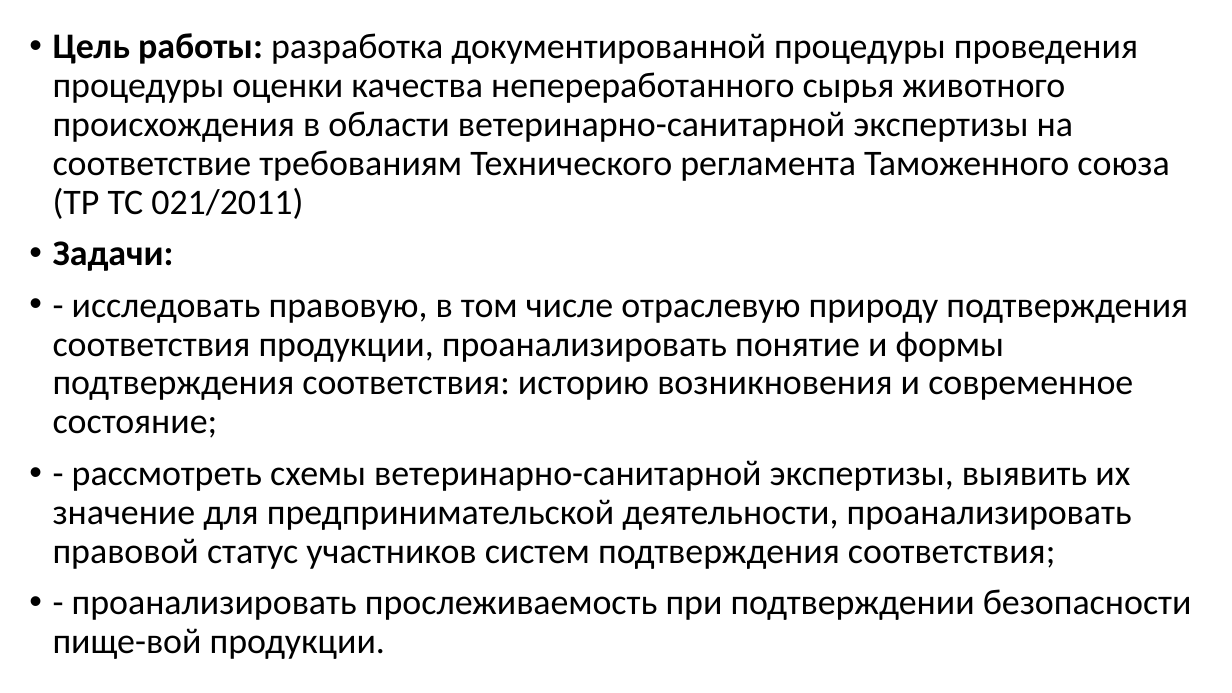
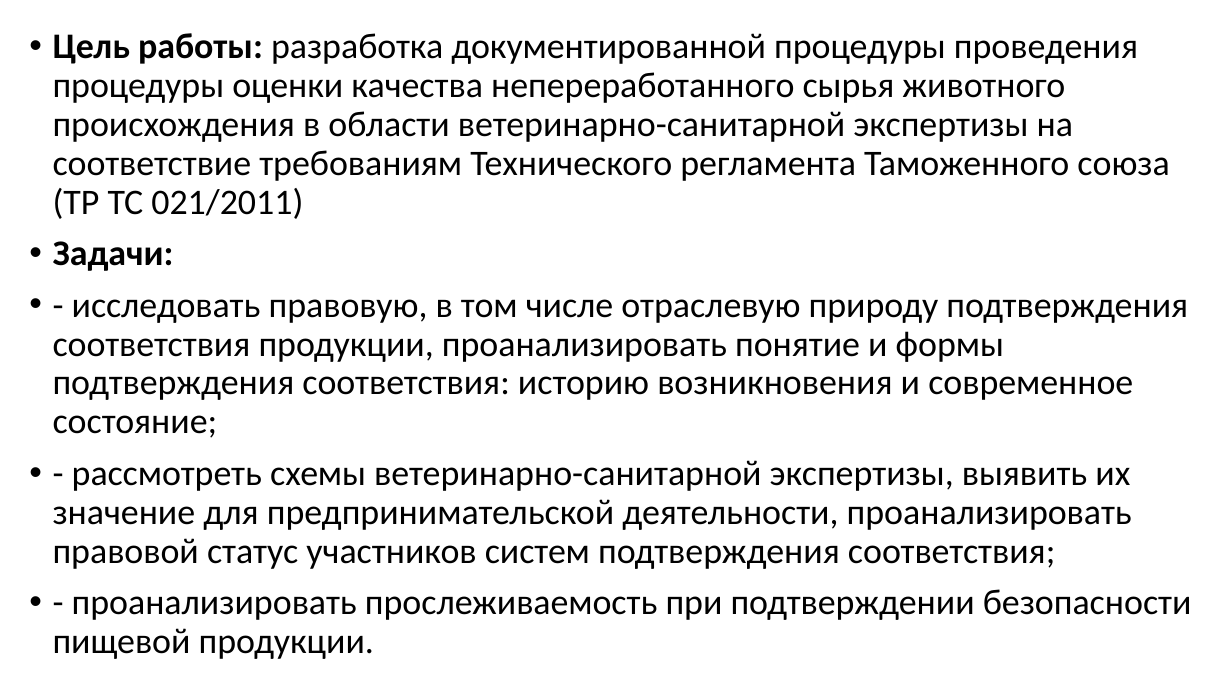
Before and after one commit to im7mortal/disser, a slide deck: slide 2 of Презентация.pptx. Drawn at 1232x693 pixels with LibreOffice and Linux fonts; fonts in the diff are those of the drawing. Boxes give left, top, right and bottom in pixels: in the first picture for what was removed or moved away, otherwise in the second. Text is boxed around its words. In the diff, an @@ line names an element or a change of style, - is before the commit and + after.

```diff
--- a/Презентация.pptx
+++ b/Презентация.pptx
@@ text at (x1=53, y1=589, x2=1192, y2=659): text changed @@
-• - проанализировать прослеживаемость при подтверждении безопасности пище-вой продукции.
+• - проанализировать прослеживаемость при подтверждении безопасности пищевой продукции.
```
Also in this commit, not shown: 1 other slide changed, 1 slide added, 1 slide removed, 1 other file.
